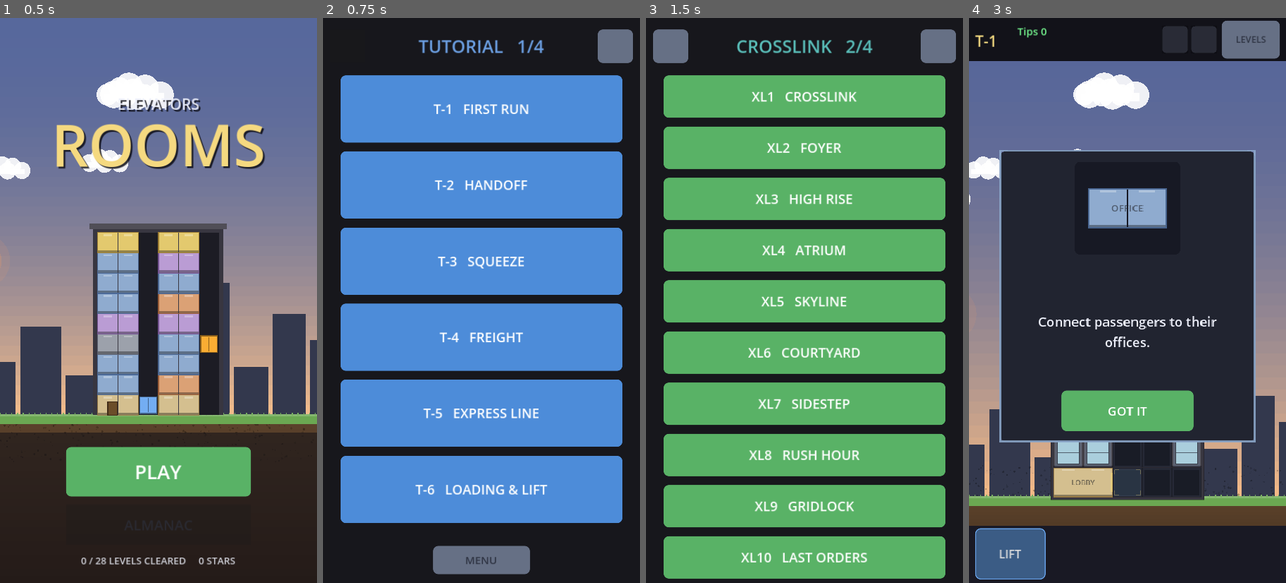
Above: before the commit, frames 1-4 (left to right).
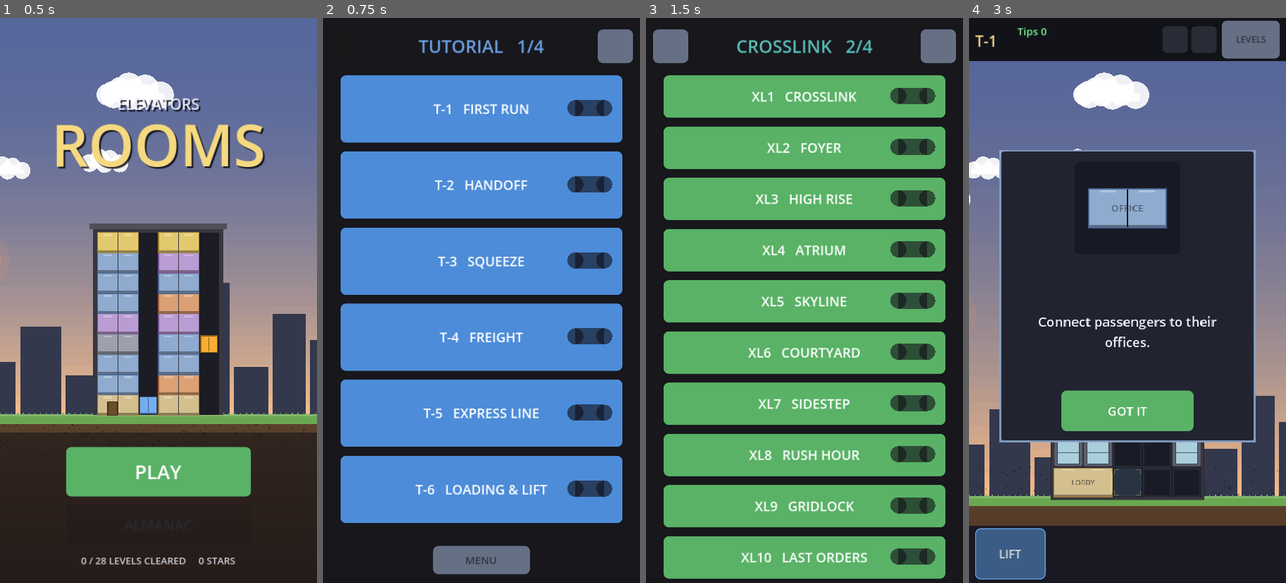
Above: after the commit, the same moments.

Repository: AlexEltonPym/elevator_game
Game: Godot game, scene res://scenes/v5_menu.tscn
Two runs of this game, one before a commit and one after it. Both use one fixed random seed, a clock stepped at 60 frames per second and the inputs below.
Inputs (mouse positions are in pixels of both pictures, inside the frame that each line leads up to):
- Up to frame 1 (0.5 s): no input
- Up to frame 2 (0.75 s): click "PLAY" at 0.5 s
- Up to frame 3 (1.5 s): click (937, 46) at 1.27 s
- Up to frame 4 (3 s): click (994, 46) at 2.02 s; click "T-1 FIRST RUN" at 2.75 s

Frame 1 is identical in both runs. In frame 2, 2.2% of the frame differs, in the area x 77-92%, y 14-85%; in frame 3, 3.7%, in the area x 77-92%, y 12-97%; in frame 4, nothing differs.

Commit message:
Select medals: dark backing pill, ghosted empties, brighter perfect stars
The blue PERFECT stars vanished on the blue TUTORIAL tiles while the bright
grey outline "empty" stars read as earned. Render-only.

Co-Authored-By: Claude Fable 5.1 <noreply@anthropic.com>

Diff:
--- a/scripts/v5/starbar5.gd
+++ b/scripts/v5/starbar5.gd
@@ -26,20 +26,32 @@
 	queue_redraw()
 
 
-func _blit(c: Vector2, px: float, t: Texture2D) -> void:
+func _blit(c: Vector2, px: float, t: Texture2D, mod := Color.WHITE) -> void:
 	if t == null:
 		return
 	var w := px
 	var h := px * ASPECT
-	draw_texture_rect(t, Rect2(c - Vector2(w, h) * 0.5, Vector2(w, h)), false)
+	draw_texture_rect(t, Rect2(c - Vector2(w, h) * 0.5, Vector2(w, h)), false, mod)
 
 
 func _draw() -> void:
 	var perfect: bool = earned > slots
 	var filled: int = slots if perfect else mini(earned, slots)
+	# Dark backing pill so the medals read on ANY world tile colour — the blue PERFECT stars
+	# were disappearing into the blue TUTORIAL tiles, and grey outlines read as "earned" there.
+	var h := star_px * ASPECT
+	var pad := 7.0
+	var pill := Rect2(-pad, -pad, (star_px + gap) * slots - gap + 2.0 * pad, h + 2.0 * pad)
+	var pc := Color(0.07, 0.07, 0.10, 0.62)
+	var rad := pill.size.y * 0.5
+	draw_rect(Rect2(pill.position + Vector2(rad, 0.0), pill.size - Vector2(2.0 * rad, 0.0)), pc)
+	draw_circle(pill.position + Vector2(rad, rad), rad, pc)
+	draw_circle(pill.end - Vector2(rad, rad), rad, pc)
 	for i in slots:
 		var c := Vector2(i * (star_px + gap) + star_px * 0.5, star_px * ASPECT * 0.5)
 		if i < filled:
-			_blit(c, star_px, _blue if perfect else _full)
+			# PERFECT stars are pushed brighter so blue-on-dark pops like the gold does.
+			_blit(c, star_px, _blue if perfect else _full,
+					Color(1.3, 1.3, 1.3) if perfect else Color.WHITE)
 		else:
-			_blit(c, star_px, _empty)
+			_blit(c, star_px, _empty, Color(1.0, 1.0, 1.0, 0.30))   # unearned = faint ghost
